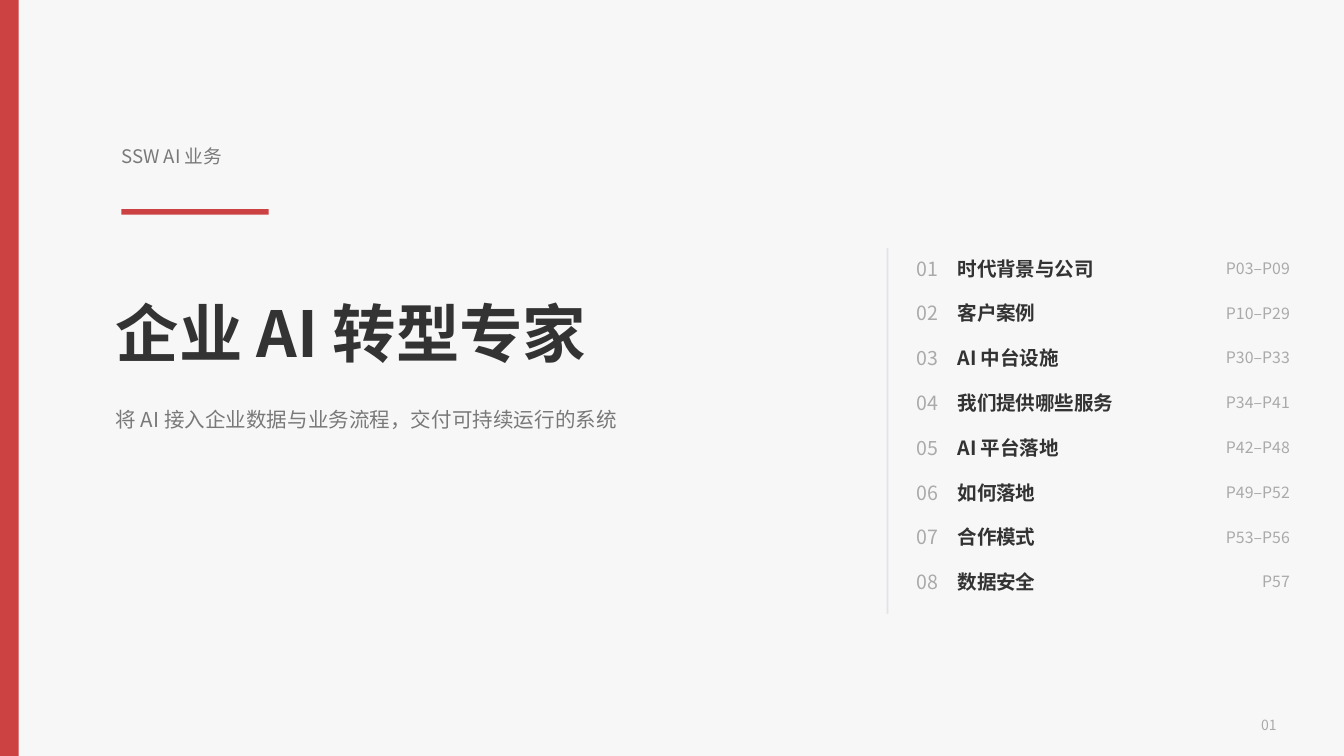
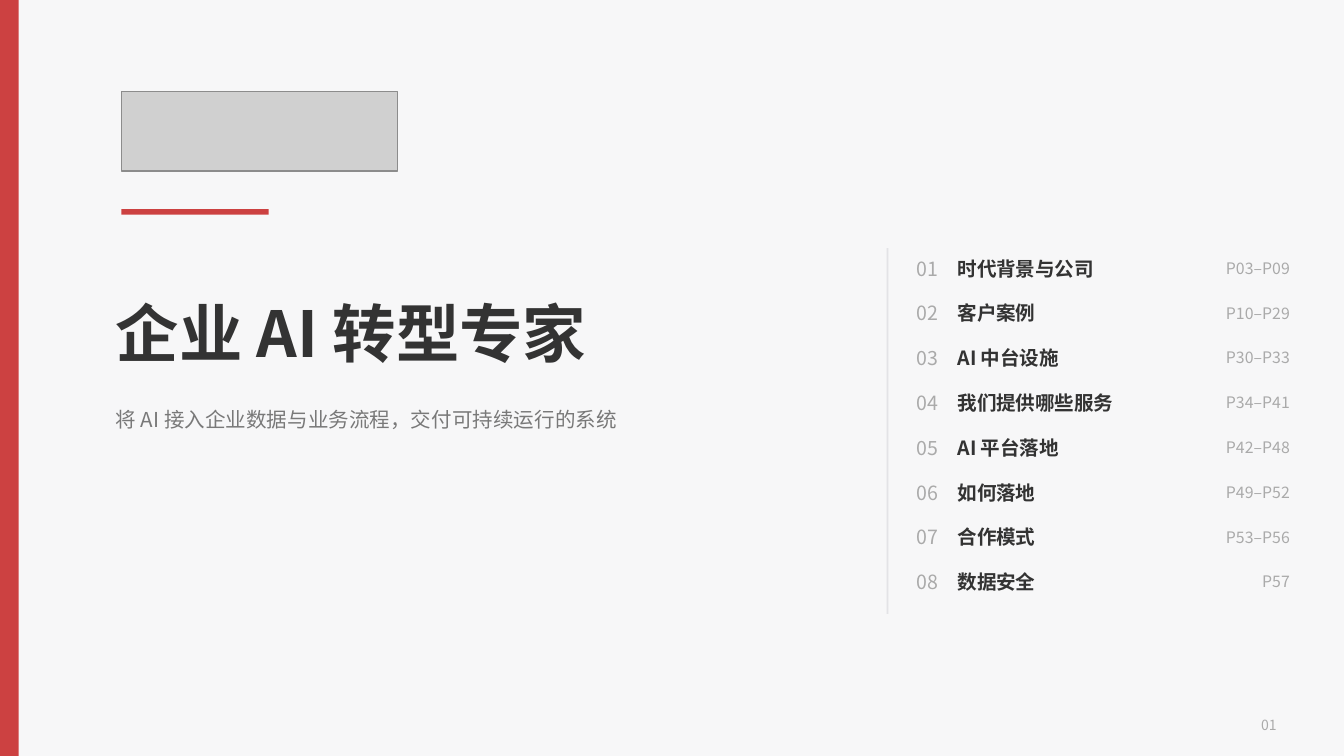
Before and after one commit to hveraus/ssw-business, a slide deck: slide 1 of SSW AI 业务_v2/SSW AI 业务_v3.pptx. Drawn at 1344x756 pixels with LibreOffice and Linux fonts; fonts in the diff are those of the drawing; grey boxes stand for pictures. Boxes give left, top, right and bottom in pixels: in the first picture for what was removed or moved away, otherwise in the second. Text is boxed around its words. In the diff, an @@ line names an element or a change of style, - is before the commit and + after.

```diff
--- a/SSW AI 业务_v2/SSW AI 业务_v3.pptx
+++ b/SSW AI 业务_v2/SSW AI 业务_v3.pptx
@@ picture added at (x1=121, y1=91, x2=398, y2=171) @@
@@ text removed at (x1=121, y1=147, x2=222, y2=164) @@
-SSW AI 业务
```
Also in this commit, not shown: 18 other slides changed, 1 slide added, 1 slide removed, 3 other files.
